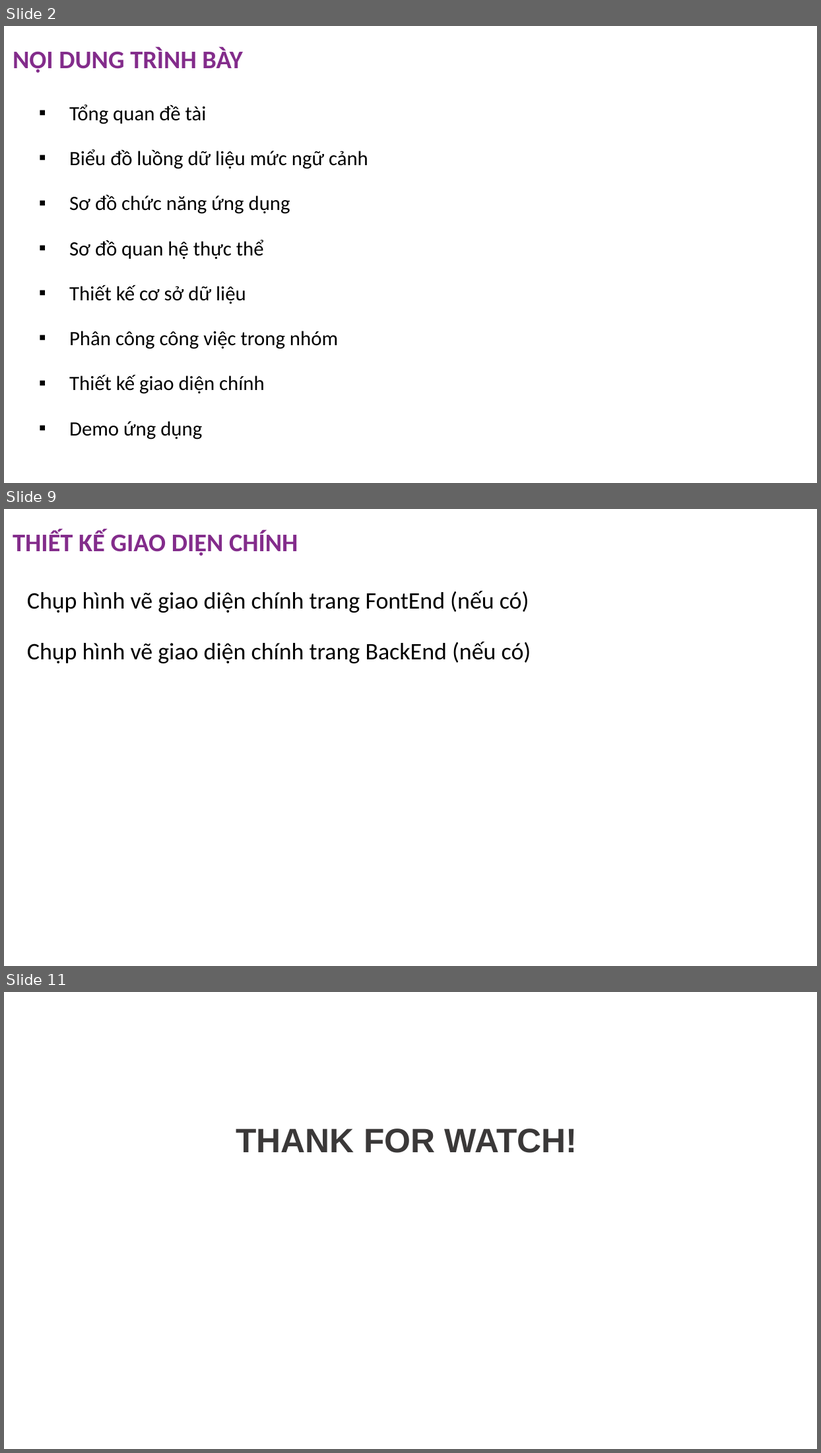
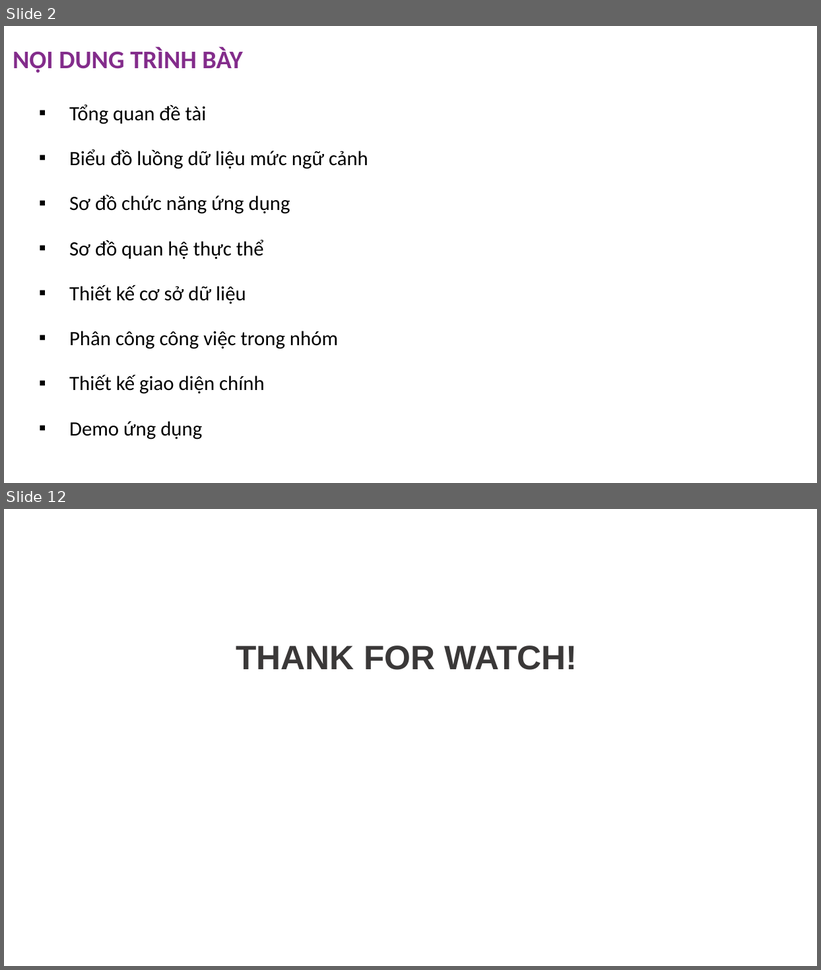
Before and after one commit to anhnmt/csharp-online-banking, a slide deck: Documents/C1905M-Group 1-Online Banking (ADSE).pptx. Shown one above the other, each under a label of ours: slides 2, 9 and 11 before the commit, slides 2 and 12 after it; the slides between them are not shown. The pictures are 821x1453 and 821x970 pixels, drawn with LibreOffice and Linux fonts; fonts in the diff are those of the drawing; background and template pictures are left out. Boxes give left, top, right and bottom in pixels: in the first picture for what was removed or moved away, otherwise in the second. Text is boxed around its words. In the diff, an @@ line names an element or a change of style, - is before the commit and + after.

```diff
--- a/Documents/C1905M-Group 1-Online Banking (ADSE).pptx
+++ b/Documents/C1905M-Group 1-Online Banking (ADSE).pptx
@@ slide 9 removed at <box>4,509,817,966</box>, background picture (left out) @@
@@ title removed at <box>13,529,298,556</box> @@
-THIẾT KẾ GIAO DIỆN CHÍNH
@@ text removed at <box>27,591,531,663</box> @@
-Chụp hình vẽ giao diện chính trang FontEnd (nếu có)
-Chụp hình vẽ giao diện chính trang BackEnd (nếu có)
@@ what was slide 11 is now slide 12 @@
```
Also in this commit, not shown: 4 slides changed, 6 slides added, 4 other slides removed, 3 other files.
